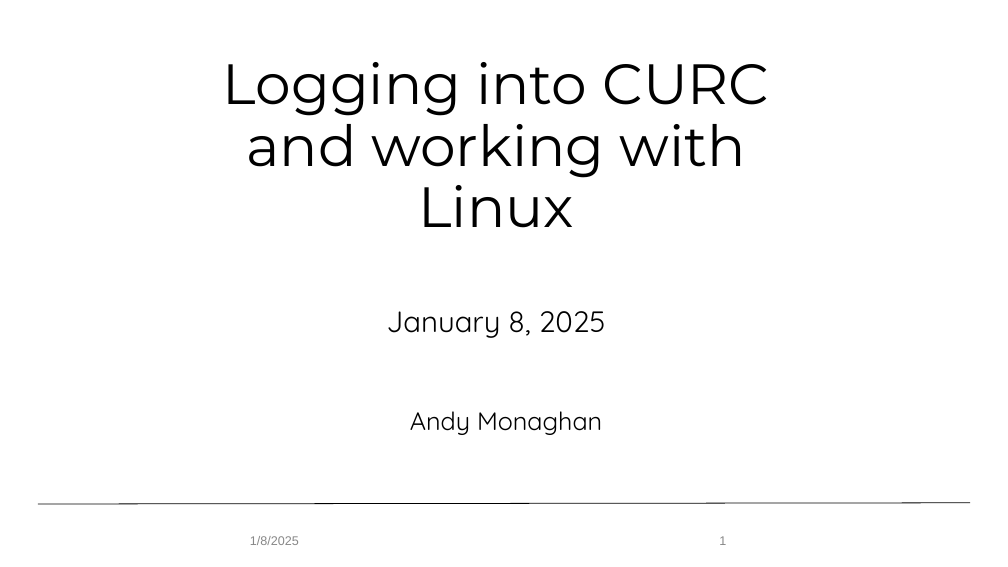
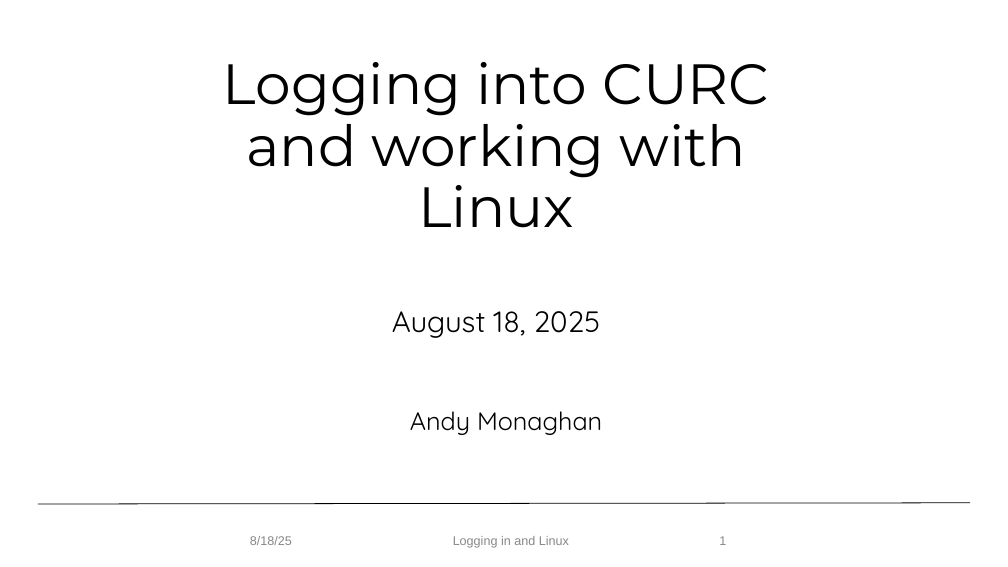
Before and after one commit to mohalkh5/hpc_fundamentals_micro_credential, a slide deck: slide 1 of logging_in_and_linux/logging_in_linux.pptx. Drawn at 1008x567 pixels with LibreOffice and Linux fonts; fonts in the diff are those of the drawing; background and template pictures are left out. Boxes give left, top, right and bottom in pixels: in the first picture for what was removed or moved away, otherwise in the second. Text is boxed around its words. In the diff, an @@ line names an element or a change of style, - is before the commit and + after.

Commit message:
General updates for Aug 2025, specific updates to Linux presentation (#22) (#1)
* Updated lecture for Jan 2024

* Delete asking_for_help directory -- has been merged into module 1

* Delete research_allocations directory - has been merged with monitoring module

* updated for August 2025

* Create variables_scope.sh

* Create test.sh

* Delete logging_in_and_linux/shell_scripts directory

* Aug 2025 edits to Linux presentation

```diff
--- a/logging_in_and_linux/logging_in_linux.pptx
+++ b/logging_in_and_linux/logging_in_linux.pptx
@@ text at (392,311,601,338): text changed @@
-January 8, 2025
+August 18, 2025
@@ text at (250,536,292,545): text changed @@
-1/8/2025
+8/18/25
@@ text added at (453,536,569,548), 12 pt, text #888888 @@
+Logging in and Linux
```
Also in this commit, not shown: 27 other slides changed, 3 slides added, 3 slides removed, 7 other files.
